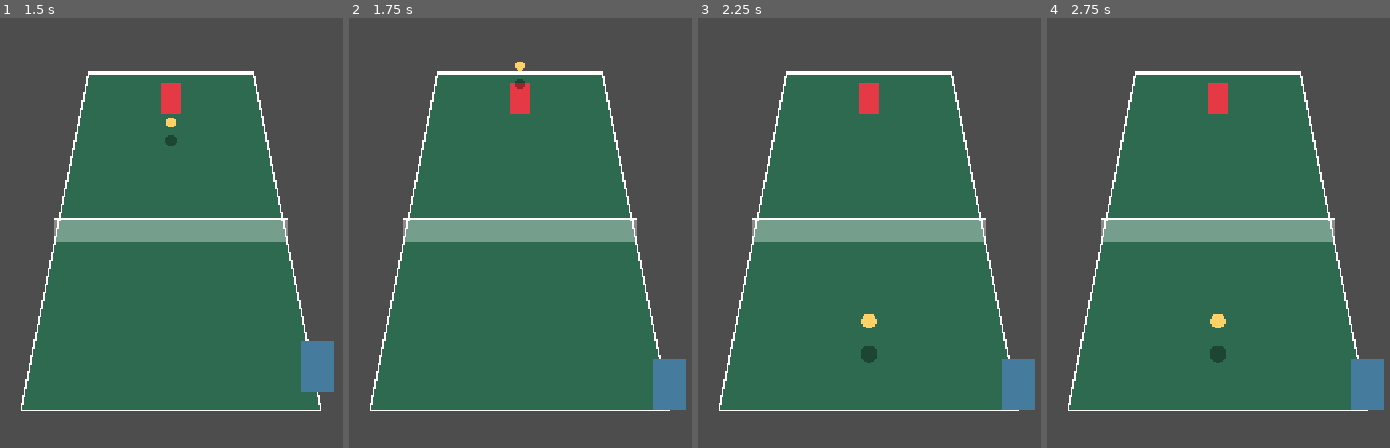
Above: before the commit, frames 1-4 (left to right).
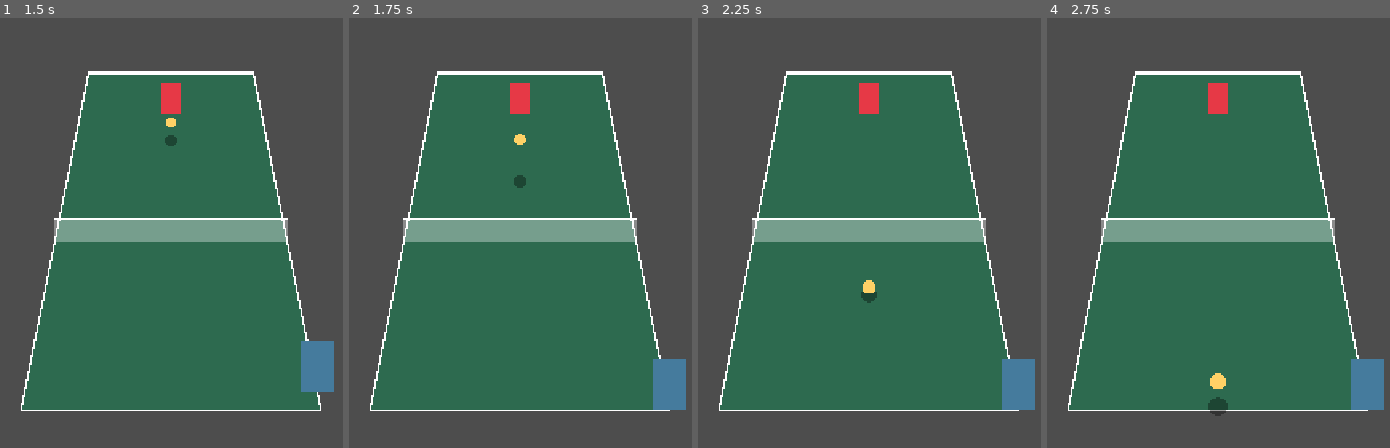
Above: after the commit, the same moments.

Repository: slamcoderpt/TennisGame
Game: Godot game, scene res://src/view/match.tscn
Two runs of this game, one before a commit and one after it. Both use one fixed random seed, a clock stepped at 60 frames per second and the inputs below.
Inputs:
- Up to frame 1 (1.5 s): tap Enter (ui_accept) at 0.5, 0.77 s; hold Right (ui_right) 0.53-1.28 s; hold Down (ui_down) from 1.28 s (still down)
- Up to frame 2 (1.75 s): keep holding Down (ui_down); tap Enter (ui_accept) at 1.52 s
- Up to frame 3 (2.25 s): tap Enter (ui_accept) at 2 s; release Down (ui_down) at 2.03 s; hold Right (ui_right) from 2.03 s (still down)
- Up to frame 4 (2.75 s): keep holding Right (ui_right)

Frame 1 is identical in both runs. In frame 2, 0.3% of the frame differs, in the area x 48-52%, y 10-40%; in frame 3, 0.5%; in frame 4, 0.6%, in the area x 46-53%, y 68-93%.

Commit message:
feat: wall AI opponent playing through the InputFrame interface

Diff:
--- /dev/null
+++ b/src/ai/wall_ai.gd
@@ -0,0 +1,14 @@
+extends RefCounted
+
+const InputFrame := preload("res://src/sim/input_frame.gd")
+const CourtSim := preload("res://src/sim/court_sim.gd")
+
+func frame(sim) -> InputFrame:
+	var f := InputFrame.new()
+	var me = sim.players[1]
+	var dx: float = sim.ball.pos.x - me.pos.x
+	if absf(dx) > 0.2:
+		f.move.x = signf(dx)
+	if sim.ball.pos.distance_to(me.pos) <= CourtSim.REACH:
+		f.hit_pressed = true
+	return f
--- a/src/view/match.gd
+++ b/src/view/match.gd
@@ -3,11 +3,12 @@
 const CourtSim := preload("res://src/sim/court_sim.gd")
 const CourtView := preload("res://src/view/court_view.gd")
 const PlayerInput := preload("res://src/input/player_input.gd")
-const InputFrame := preload("res://src/sim/input_frame.gd")
+const WallAI := preload("res://src/ai/wall_ai.gd")
 
 var sim := CourtSim.new()
 var view: Node2D
 var player_input: Node2D
+var ai := WallAI.new()
 
 func _ready() -> void:
 	view = CourtView.new()
@@ -16,7 +17,7 @@
 	add_child(player_input)
 
 func _physics_process(_delta: float) -> void:
-	sim.tick([player_input.consume_frame(), InputFrame.new()])
+	sim.tick([player_input.consume_frame(), ai.frame(sim)])
 
 func _process(_delta: float) -> void:
 	view.render(sim)
--- a/tests/run_tests.gd
+++ b/tests/run_tests.gd
@@ -4,6 +4,7 @@
 	"res://tests/test_smoke.gd",
 	"res://tests/test_sim.gd",
 	"res://tests/test_projection.gd",
+	"res://tests/test_ai.gd",
 ]
 
 func _init() -> void:
--- /dev/null
+++ b/tests/test_ai.gd
@@ -0,0 +1,21 @@
+extends "res://tests/test_base.gd"
+
+const CourtSim := preload("res://src/sim/court_sim.gd")
+const InputFrame := preload("res://src/sim/input_frame.gd")
+const WallAI := preload("res://src/ai/wall_ai.gd")
+
+func test_ai_returns_the_ball() -> void:
+	var sim := CourtSim.new()
+	var ai := WallAI.new()
+	var serve := InputFrame.new()
+	serve.hit_pressed = true
+	sim.tick([serve, ai.frame(sim)])
+	check(sim.ball.in_play, "serve should start the rally")
+	var returned := false
+	var idle := InputFrame.new()
+	for i in 600:
+		sim.tick([idle, ai.frame(sim)])
+		if sim.ball.in_play and sim.ball.vel.y < 0.0:
+			returned = true
+			break
+	check(returned, "AI should return the ball toward the player within 10s")
